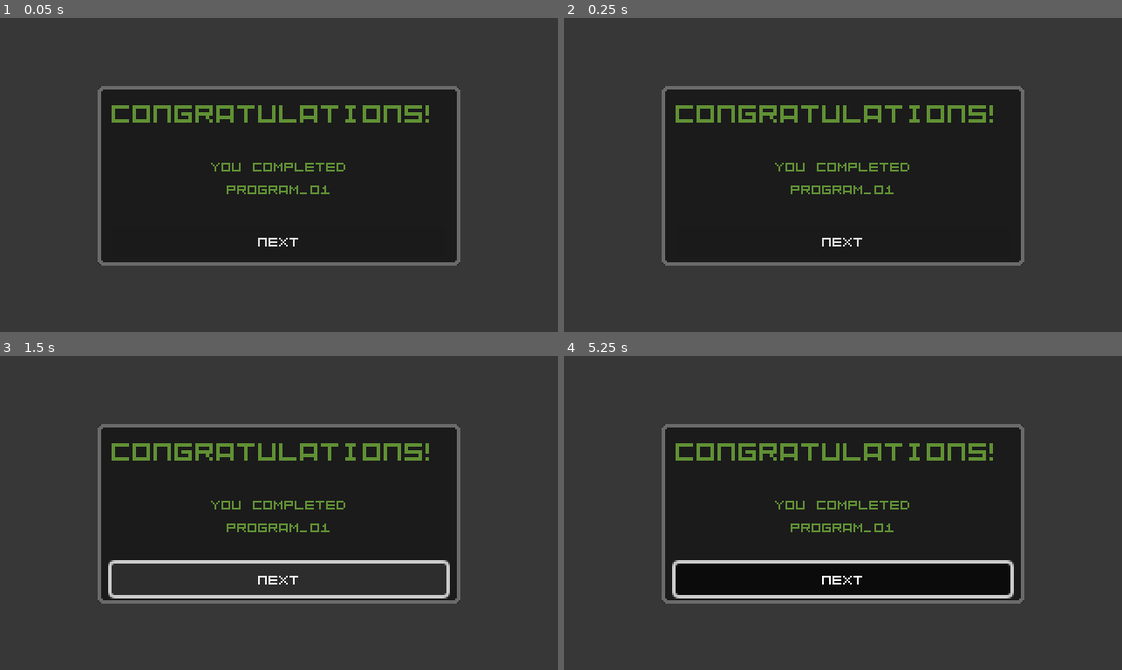
Above: before the commit, frames 1-4 (two rows, left to right).
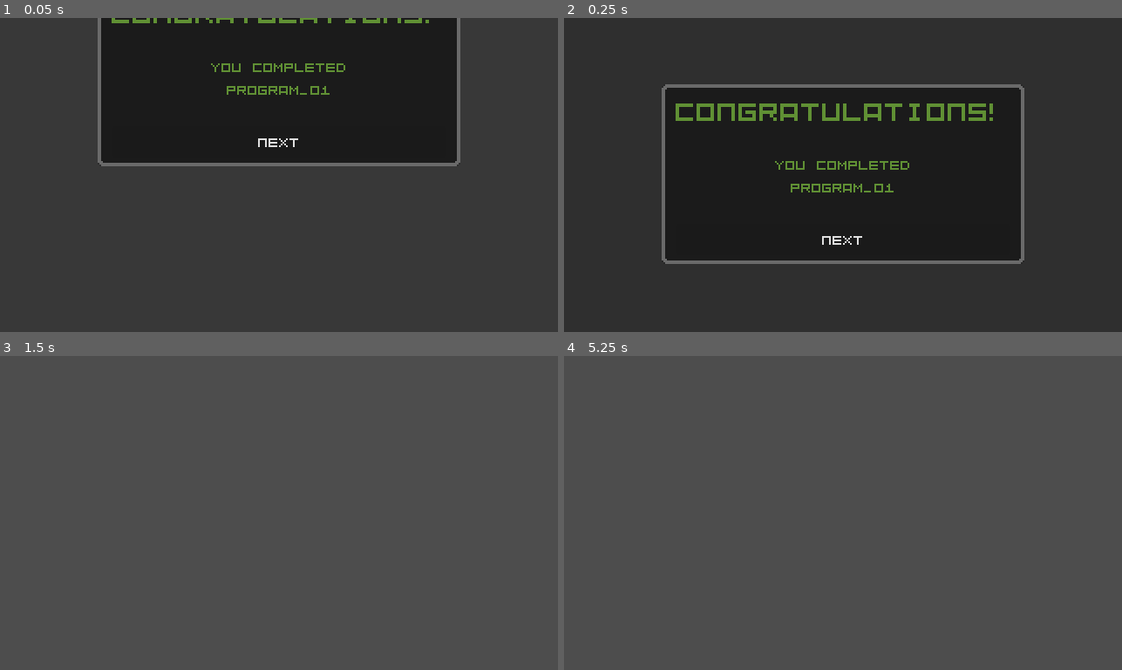
Above: after the commit, the same moments.

Repository: daniboygg/ludumdare-58
Game: Godot game, scene res://ui/popup_screen.tscn
Two runs of this game, one before a commit and one after it. Both use one fixed random seed, a clock stepped at 60 frames per second and the inputs below. This scene is started directly instead of the project's main scene.
Inputs (mouse positions are in pixels of both pictures, inside the frame that each line leads up to):
- Up to frame 1 (0.05 s): no input
- Up to frame 2 (0.25 s): no input
- Up to frame 3 (1.5 s): click "Next" at 0.5 s; click (279, 578) at 1.25 s, where only the run before the commit has a clickable "Next"
- Up to frame 4 (5.25 s): click (843, 578) at 2 s, where only the run before the commit has a clickable "Next"; tap Enter at 2.75, 4.25 s; move the mouse to (965, 497) at 2.77 s; click (965, 497) at 2.92 s; tap Space at 3.5, 5 s; move the mouse to (731, 528) at 3.52 s; click (731, 528) at 3.67 s; move the mouse to (898, 443) at 4.27 s; click (898, 443) at 4.42 s; move the mouse to (815, 575) at 5.02 s; click (815, 575) at 5.17 s

The runs differ from the first frame. In frame 1, 38% of the frame differs, in the area x 17-83%, y 0-79%; in frame 2, 2.9%; in frame 3, 37%; in frame 4, 37%.

Commit message:
Crate inbetween levels

Diff:
--- a/globals.gd
+++ b/globals.gd
@@ -4,6 +4,8 @@
 
 const WIDTH := 320
 const HEIGHT := 180
+
+var current_level := -1
 
 var memory := 0
 var rage := 0
--- a/main.gd
+++ b/main.gd
@@ -9,8 +9,6 @@
 const START_SCREEN = preload("uid://csdn3xie7xdtu")
 const POPUP_SCREEN = preload("uid://eelsmiam16di")
 
-var current := -1
-
 func _ready() -> void:
 	var start: StartScreen = START_SCREEN.instantiate()
 	start.start_pressed.connect(_on_start_pressed)
@@ -18,11 +16,11 @@
 
 
 func next_level():
-	current += 1
-	assert(current < len(levels), "No more levels!!!")
+	Globals.current_level += 1
+	assert(Globals.current_level < len(levels), "No more levels!!!")
 
-	var params: LevelParams = levels[current]
-	assert(params != null, "Level %d is undefined!" % current)
+	var params: LevelParams = levels[Globals.current_level]
+	assert(params != null, "Level %d is undefined!" % Globals.current_level)
 	var new_level: Level = LEVEL.instantiate()
 	new_level.params = params
 	new_level.finished.connect(_on_level_finished)
@@ -44,7 +42,7 @@
 	interface.add_child(popup)
 	popup.button_pressed.connect(_on_button_pressed)
 	popup.title.text = "Congratulations!"
-	popup.text.text = "You completed\nprogram_%02d" % current
+	popup.text.text = "You completed\nprogram_%02d" % Globals.current_level
 	popup.button.text = "Next"
 
 
--- a/theme.tres
+++ b/theme.tres
@@ -1,6 +1,10 @@
-[gd_resource type="Theme" load_steps=2 format=3 uid="uid://dnroccymnpymn"]
+[gd_resource type="Theme" load_steps=3 format=3 uid="uid://dnroccymnpymn"]
 
 [ext_resource type="FontFile" uid="uid://b3f58sxlfe0vt" path="res://resources/Kenney Mini Square Mono.ttf" id="1_e1x85"]
+
+[sub_resource type="StyleBoxLine" id="StyleBoxLine_e1x85"]
+color = Color(0.3764706, 0.5647059, 0.20392157, 1)
+vertical = true
 
 [resource]
 Button/font_sizes/font_size = 8
@@ -13,3 +17,4 @@
 MarginContainer/constants/margin_right = 8
 MarginContainer/constants/margin_top = 5
 VBoxContainer/constants/separation = 16
+VSeparator/styles/separator = SubResource("StyleBoxLine_e1x85")
--- a/ui.gd
+++ b/ui.gd
@@ -3,6 +3,7 @@
 @onready var texture_progress_bar: TextureProgressBar = %TextureProgressBar
 @onready var percentage: Label = %Percentage
 @onready var clock: TextureProgressBar = %Clock
+@onready var program: Label = %Program
 @onready var debug: Label = %Debug
 
 
@@ -13,6 +14,7 @@
 func _process(_delta: float) -> void:
 	percentage.text = "%3d%%" % [Globals.memory]
 	clock.value = Globals.time_normalized * 100
+	program.text = "program_%02d" % Globals.current_level
 
 	if OS.is_debug_build():
 		debug.text = "  c:%d%% t:%.0f" % [Globals.corrupt_probability*100, Globals.time_left]
--- a/ui/level_ui.tscn
+++ b/ui/level_ui.tscn
@@ -88,7 +88,6 @@
 
 [node name="HBoxContainer" type="HBoxContainer" parent="MarginContainer/VBoxContainer"]
 layout_mode = 2
-theme_override_constants/separation = 1
 
 [node name="Label" type="Label" parent="MarginContainer/VBoxContainer/HBoxContainer"]
 layout_mode = 2
@@ -109,6 +108,15 @@
 [node name="Percentage" type="Label" parent="MarginContainer/VBoxContainer/HBoxContainer"]
 unique_name_in_owner = true
 layout_mode = 2
+text = "100%"
+
+[node name="VSeparator" type="VSeparator" parent="MarginContainer/VBoxContainer/HBoxContainer"]
+layout_mode = 2
+
+[node name="Program" type="Label" parent="MarginContainer/VBoxContainer/HBoxContainer"]
+unique_name_in_owner = true
+layout_mode = 2
+text = "program_01"
 
 [node name="Debug" type="Label" parent="MarginContainer/VBoxContainer/HBoxContainer"]
 unique_name_in_owner = true
--- a/ui/popup_screen.gd
+++ b/ui/popup_screen.gd
@@ -7,6 +7,32 @@
 @onready var text: Label = %Text
 @onready var button: Button = %Button
 
+@onready var panel_container: PanelContainer = %PanelContainer
+@onready var bg_rect: ColorRect = %BGRect
+
+var final_pos := Vector2.ZERO
+
+func _ready() -> void:
+	final_pos = panel_container.position
+	animate_in()
+
+
+func animate_in():
+	panel_container.modulate = Color.TRANSPARENT
+	panel_container.position = panel_container.position - Vector2(0, Globals.HEIGHT)
+	panel_container.modulate = Color.WHITE
+	bg_rect.modulate.a = 0
+	var tween = create_tween().set_parallel().set_trans(Tween.TRANS_EXPO).set_ease(Tween.EASE_OUT)
+	tween.tween_property(panel_container, "position", final_pos, 0.3)
+	tween.tween_property(bg_rect, "modulate:a", 0.6, 0.3)
+
+
+func animate_out():
+	var tween = create_tween().set_parallel().set_trans(Tween.TRANS_EXPO).set_ease(Tween.EASE_IN)
+	tween.tween_property(panel_container, "position", panel_container.position - Vector2(0, Globals.HEIGHT), 0.3)
+	tween.tween_property(bg_rect, "modulate:a", 0, 0.3)
+	tween.chain().tween_callback(func(): button_pressed.emit())
+
 
 func _on_button_pressed() -> void:
-	button_pressed.emit()
+	animate_out()
--- a/ui/popup_screen.tscn
+++ b/ui/popup_screen.tscn
@@ -15,28 +15,28 @@
 theme = ExtResource("1_fqghj")
 script = ExtResource("2_x1r0e")
 
-[node name="AnimationPlayer" type="AnimationPlayer" parent="."]
-
-[node name="ColorRect2" type="ColorRect" parent="."]
+[node name="BGRect" type="ColorRect" parent="."]
+unique_name_in_owner = true
 layout_mode = 1
 anchors_preset = 15
 anchor_right = 1.0
 anchor_bottom = 1.0
 grow_horizontal = 2
 grow_vertical = 2
-color = Color(0.106126174, 0.106126174, 0.106126174, 0.437)
+color = Color(0.105882354, 0.105882354, 0.105882354, 1)
 
 [node name="PanelContainer" type="PanelContainer" parent="."]
+unique_name_in_owner = true
 layout_mode = 1
 anchors_preset = 8
 anchor_left = 0.5
 anchor_top = 0.5
 anchor_right = 0.5
 anchor_bottom = 0.5
-offset_left = -96.0
-offset_top = -34.5
-offset_right = 96.0
-offset_bottom = 34.5
+offset_left = -104.0
+offset_top = -51.5
+offset_right = 104.0
+offset_bottom = 51.5
 grow_horizontal = 2
 grow_vertical = 2
 
